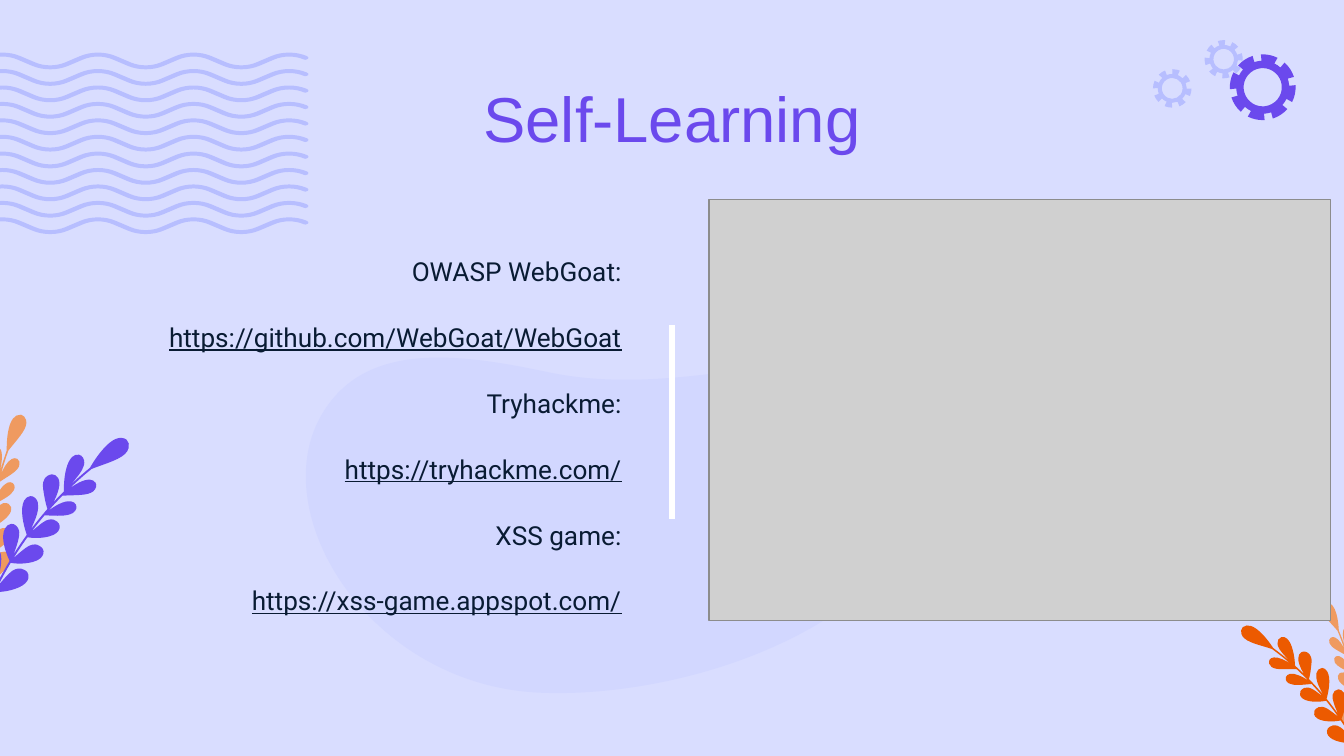
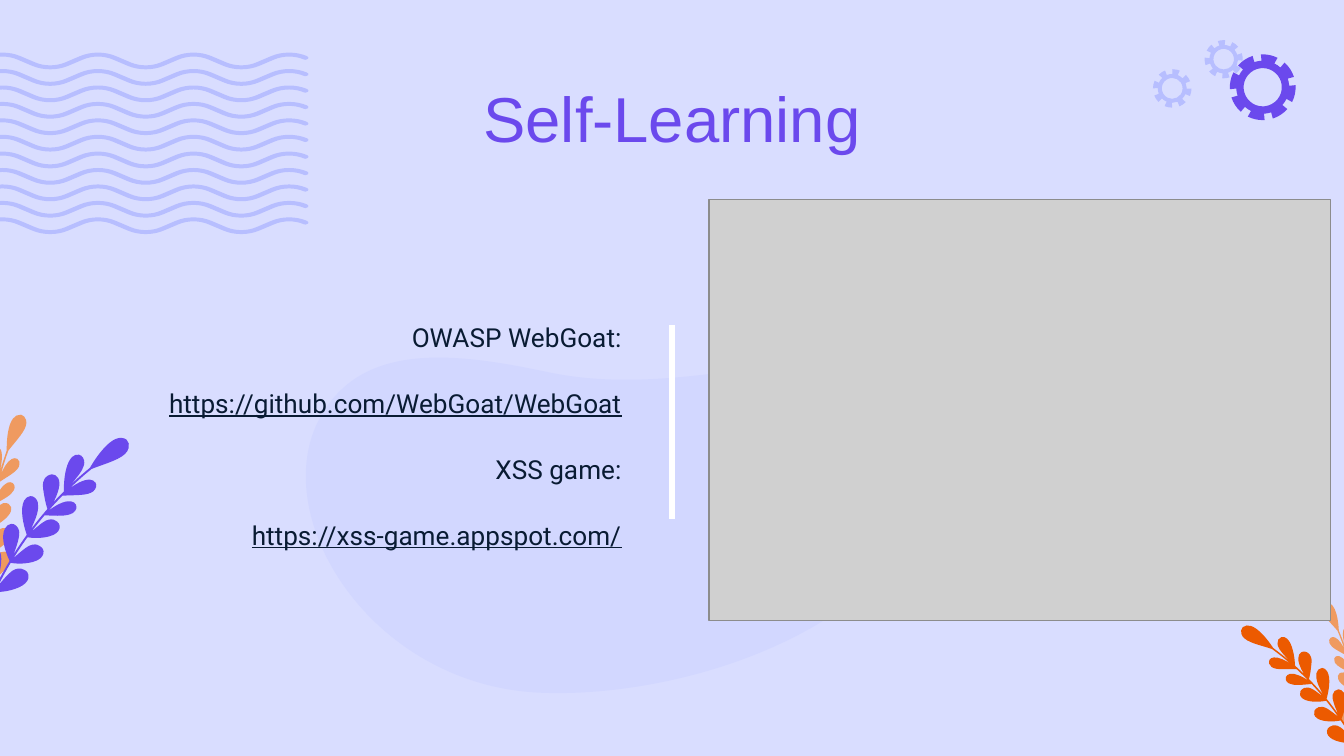
Before and after one commit to KnelC/profile-vuln, a slide deck: slide 13 of presentation/apresentacao CIC.pptx. Drawn at 1344x756 pixels with LibreOffice and Linux fonts; fonts in the diff are those of the drawing; grey boxes stand for pictures. Boxes give left, top, right and bottom in pixels: in the first picture for what was removed or moved away, otherwise in the second. Text is boxed around its words. In the diff, an @@ line names an element or a change of style, - is before the commit and + after.

```diff
--- a/presentation/apresentacao CIC.pptx
+++ b/presentation/apresentacao CIC.pptx
@@ text at [345,393,622,485]: paragraphs removed @@
-Tryhackme:
-https://tryhackme.com/
```
Also in this commit, not shown: 1 other slide changed, 1 other file.
